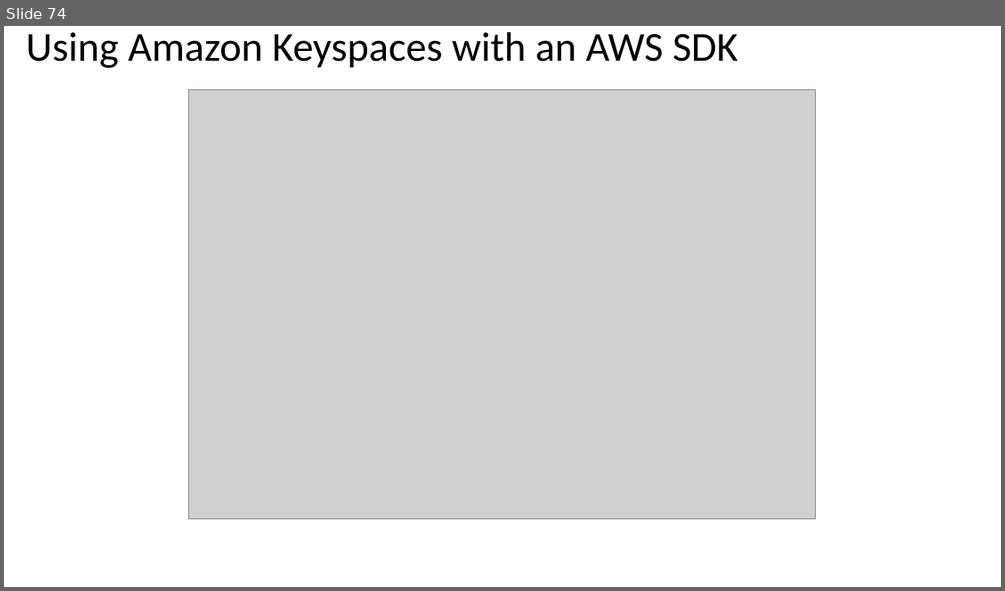
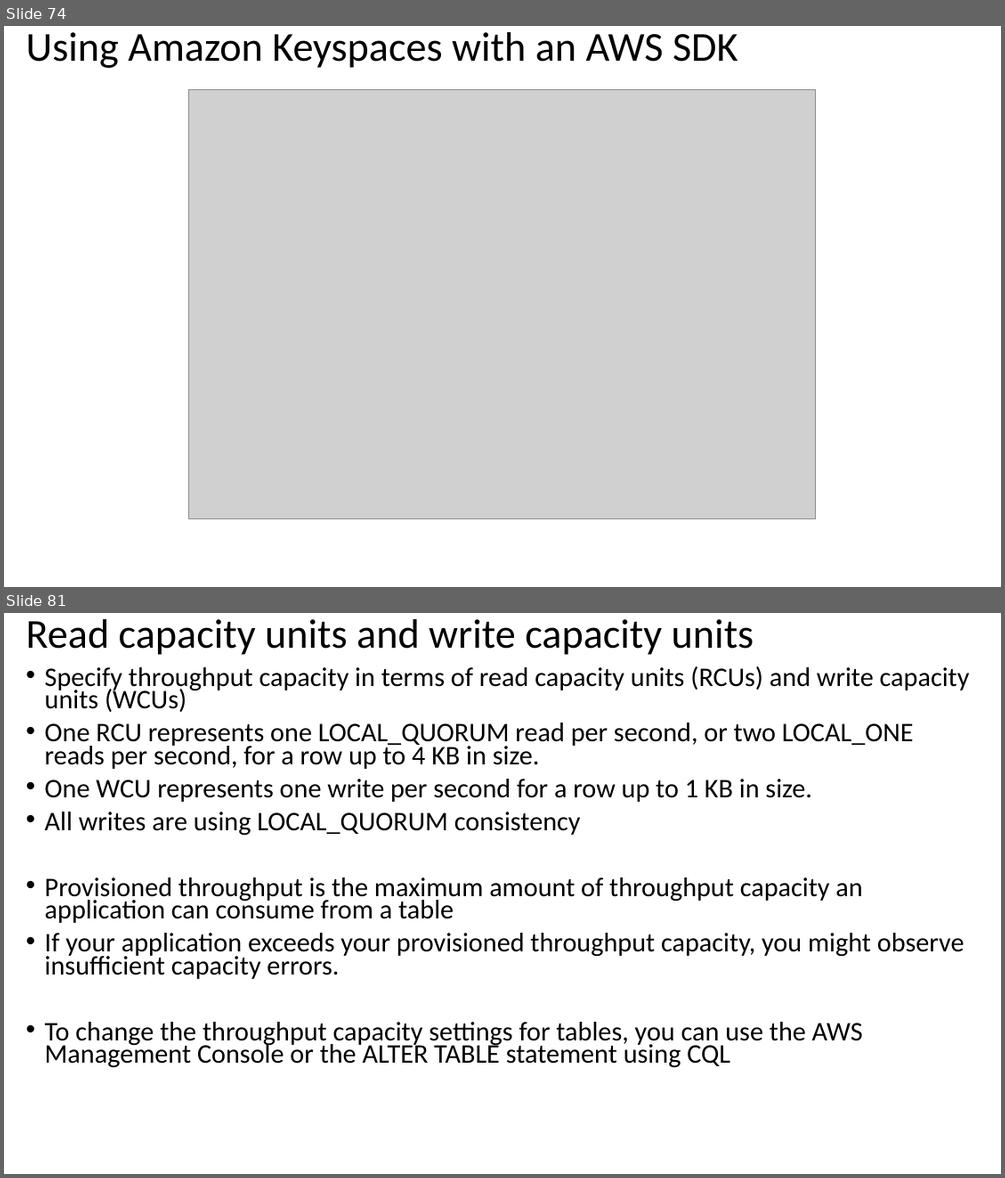
Before and after one commit to atingupta2005/nosql-databases-aws-azure-oct-23, a slide deck: PPTs/3-AWS-Keyspaces.pptx. Shown one above the other, each under a label of ours: slide 74 before the commit, slides 74 and 81 after it; the slides between them are not shown. The pictures are 1005x591 and 1005x1178 pixels, drawn with LibreOffice and Linux fonts; fonts in the diff are those of the drawing; grey boxes stand for pictures. Boxes give left, top, right and bottom in pixels: in the first picture for what was removed or moved away, otherwise in the second. Text is boxed around its words. In the diff, an @@ line names an element or a change of style, - is before the commit and + after.

```diff
--- a/PPTs/3-AWS-Keyspaces.pptx
+++ b/PPTs/3-AWS-Keyspaces.pptx
@@ slide 81 added at (4, 613, 1001, 1174), background #FFFFFF @@
@@ title added at (26, 619, 754, 655), 39.6 pt, text #000000 @@
+Read capacity units and write capacity units
@@ text added at (45, 666, 970, 1068), 25.9 pt, text #000000 @@
+• Specify throughput capacity in terms of read capacity units (RCUs) and write capacity units (WCUs)
+• One RCU represents one LOCAL_QUORUM read per second, or two LOCAL_ONE reads per second, for a row up to 4 KB in size.
+• One WCU represents one write per second for a row up to 1 KB in size.
+• All writes are using LOCAL_QUORUM consistency
+• Provisioned throughput is the maximum amount of throughput capacity an application can consume from a table
+• If your application exceeds your provisioned throughput capacity, you might observe insufficient capacity errors.
+• To change the throughput capacity settings for tables, you can use the AWS Management Console or the ALTER TABLE statement using CQL
```
Also in this commit, not shown: 48 slides changed, 42 other slides added, 3 other files.
